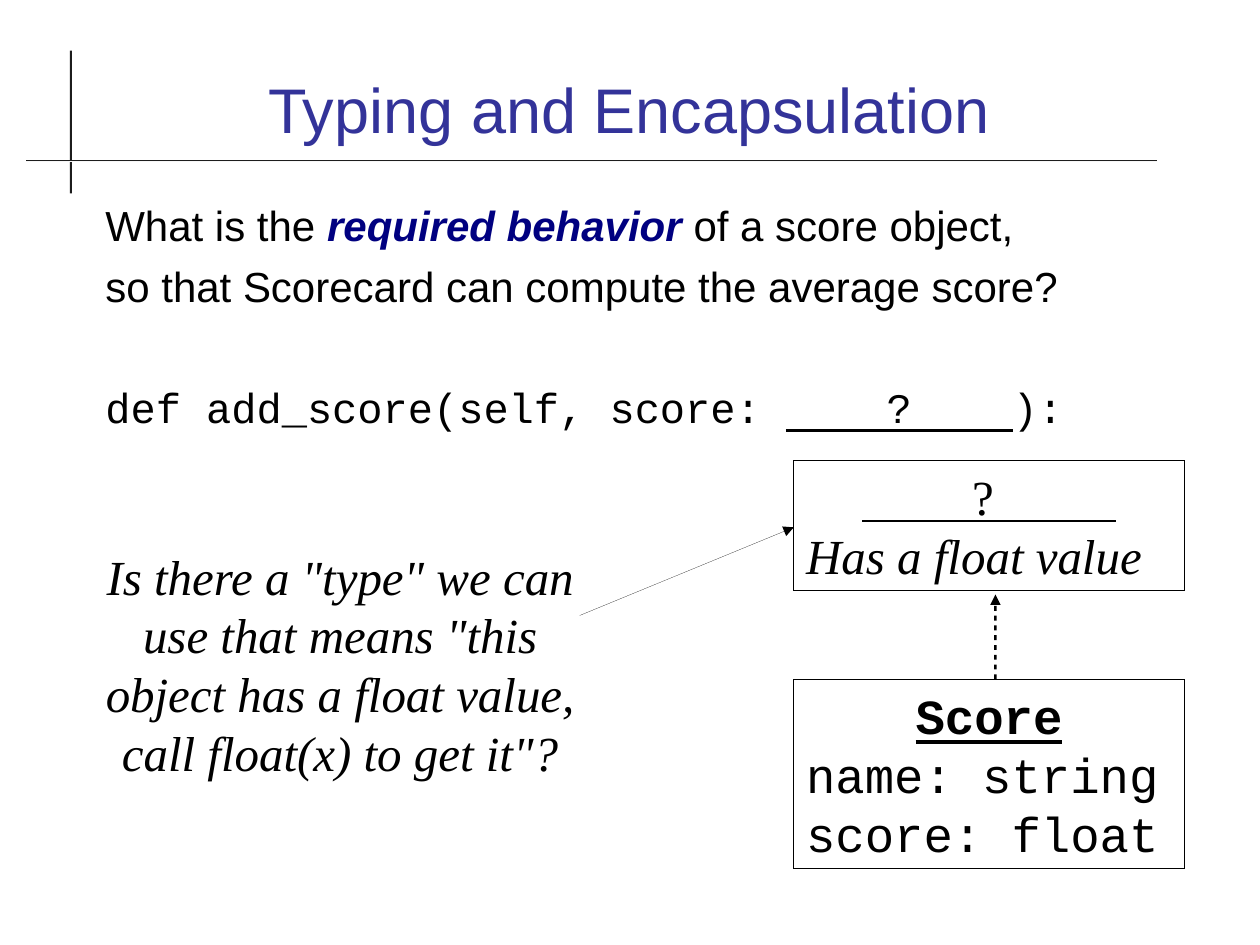
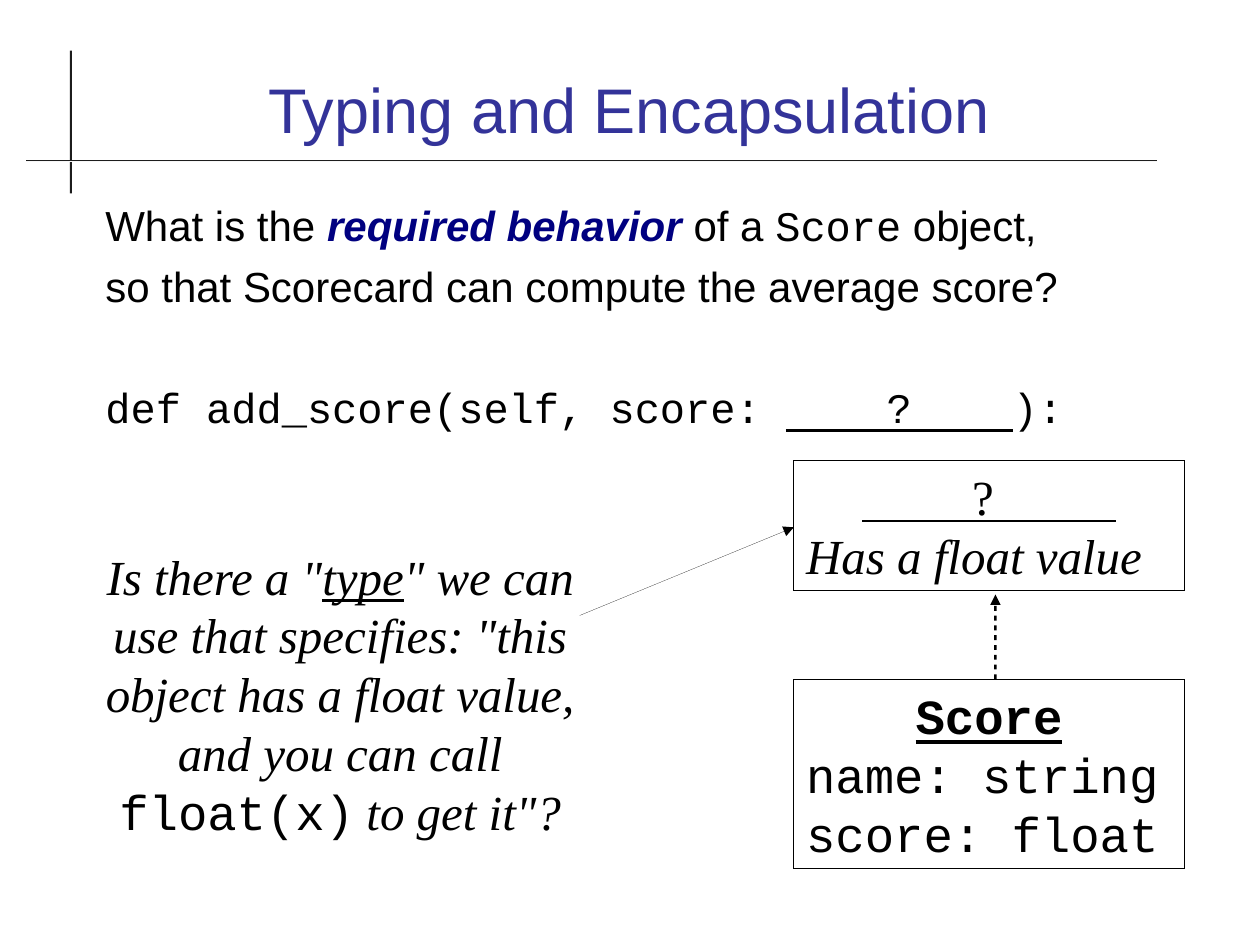
Before and after one commit to cpske/ISP, a slide deck: slide 15 of code-quality/Type-Checking.odp (slide 14 before the commit). Drawn at 1260x945 pixels with LibreOffice and Linux fonts; fonts in the diff are those of the drawing. Boxes give left, top, right and bottom in pixels: in the first picture for what was removed or moved away, otherwise in the second. Text is boxed around its words. In the diff, an @@ line names an element or a change of style, - is before the commit and + after.

Commit message:
more slides on typing

```diff
--- a/code-quality/Type-Checking.odp
+++ b/code-quality/Type-Checking.odp
@@ text at box(105, 210, 1037, 249): text changed @@
-What is the required behavior of a score object,
+What is the required behavior of a Score object,
@@ text at box(106, 561, 574, 841): text changed @@
-Is there a "type" we can use that means "this object has a float value, call float(x) to get it"?
+Is there a "type" we can use that specifies: "this object has a float value, and you can call float(x) to get it"?
```
Also in this commit, not shown: 5 other slides changed, 5 slides added, 1 other file.
